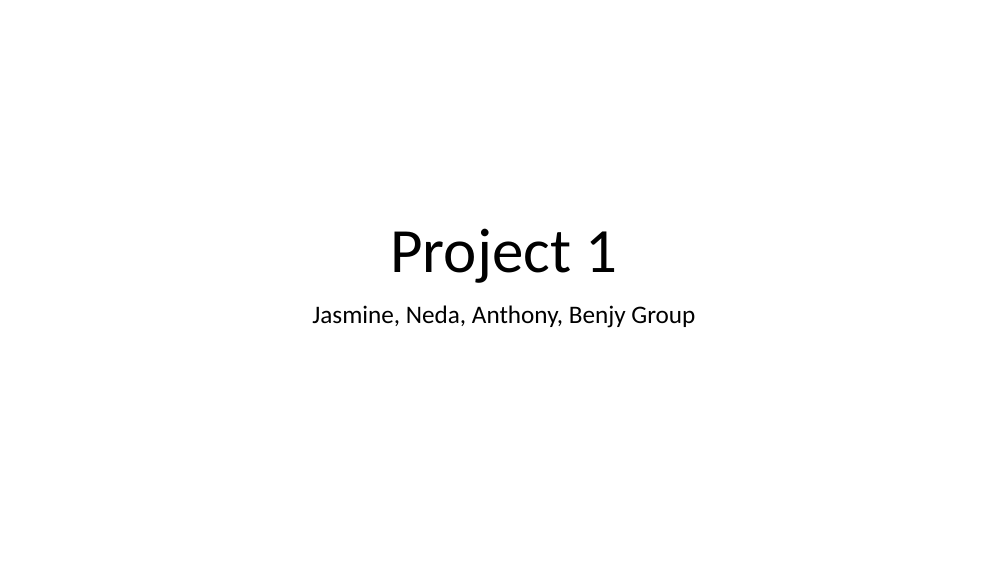
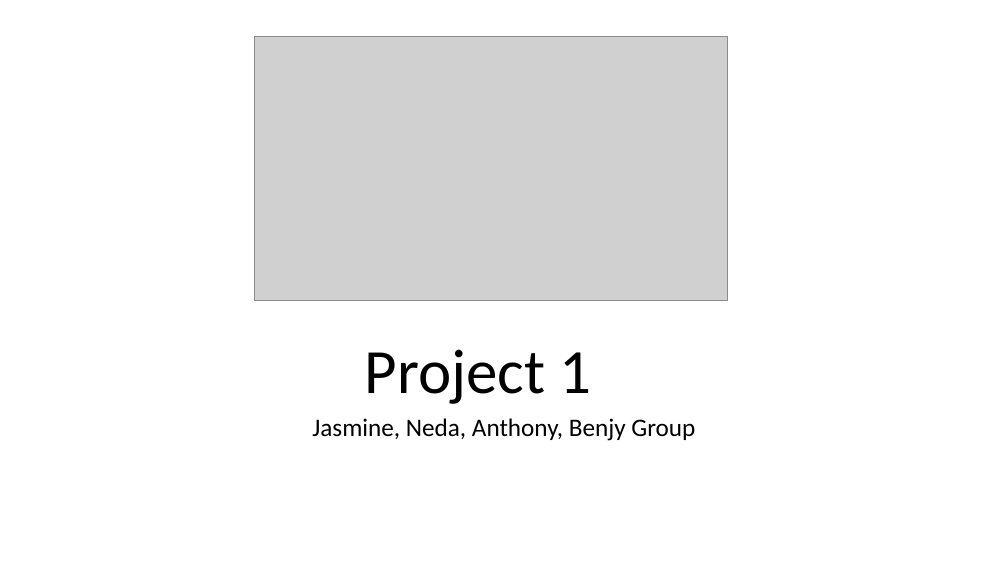
Before and after one commit to AntwonS116/Project-Ohio-College-Analysis, a slide deck: slide 1 of Resources/Project 1 Presentation.pptx. Drawn at 1008x567 pixels with LibreOffice and Linux fonts; fonts in the diff are those of the drawing; grey boxes stand for pictures. Boxes give left, top, right and bottom in pixels: in the first picture for what was removed or moved away, otherwise in the second. Text is boxed around its words. In the diff, an @@ line names an element or a change of style, - is before the commit and + after.

Commit message:
update

```diff
--- a/Resources/Project 1 Presentation.pptx
+++ b/Resources/Project 1 Presentation.pptx
@@ picture added at <box>255,37,727,301</box> @@
@@ title "Project 1": place and size @@
-title "Project 1" at <box>390,228,617,283</box>
+title "Project 1" at <box>365,349,591,404</box>
@@ subtitle "Jasmine, Neda, Anthony, Benjy Group": place and size @@
-subtitle "Jasmine, Neda, Anthony, Benjy Group" at <box>312,305,695,328</box>
+subtitle "Jasmine, Neda, Anthony, Benjy Group" at <box>312,418,695,441</box>
```
